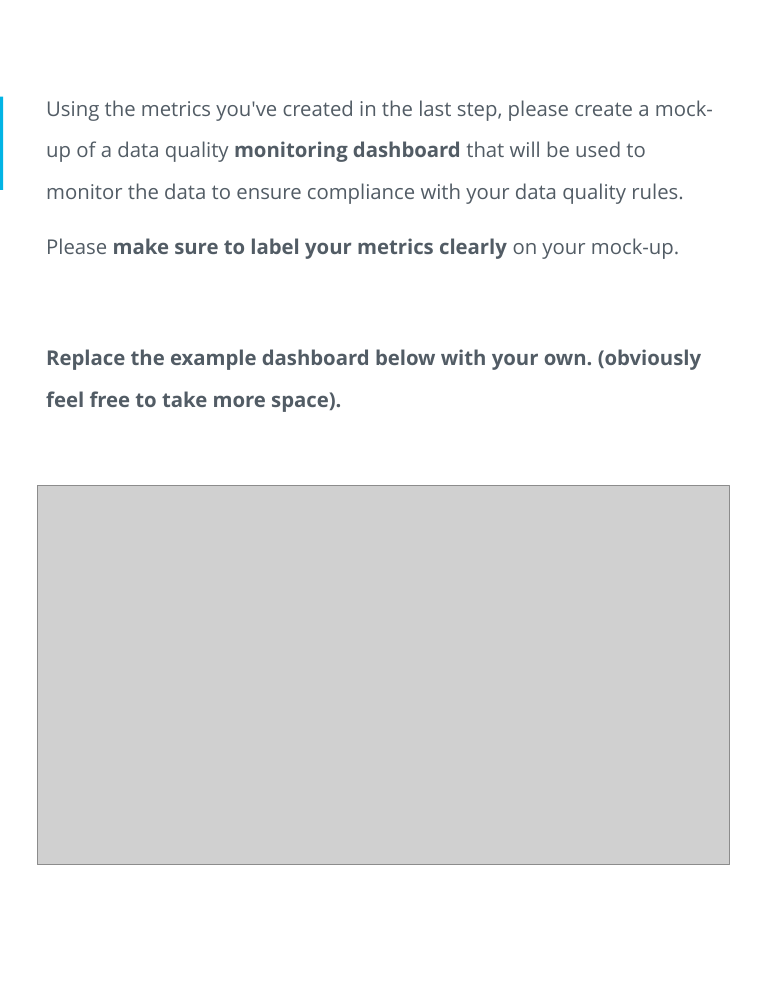
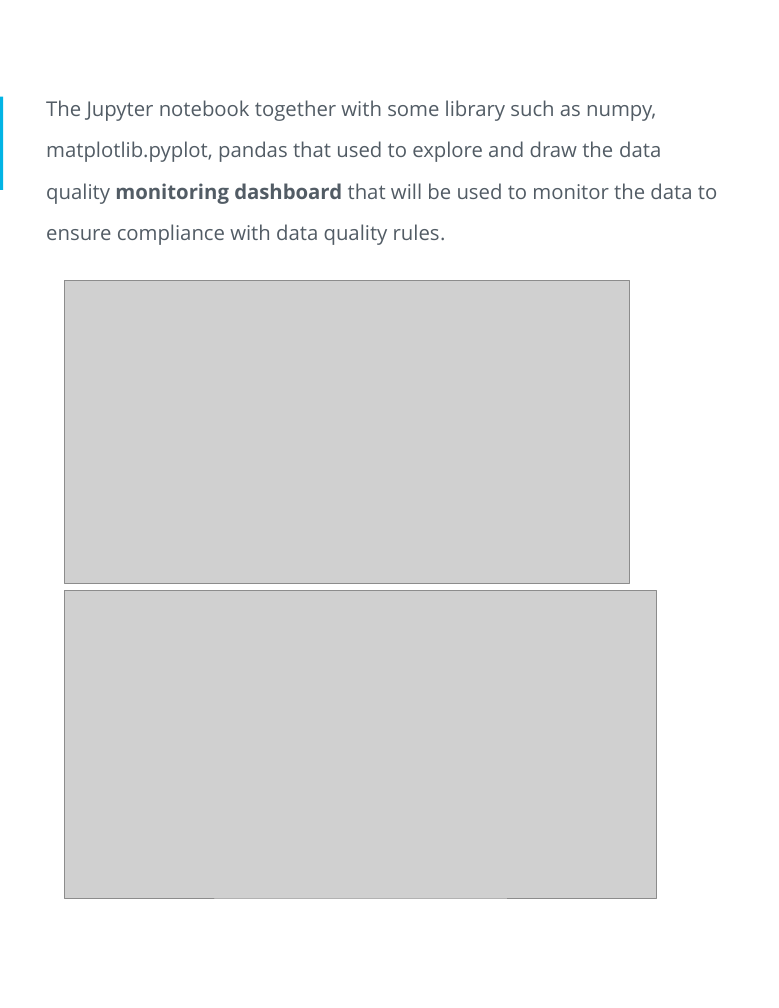
Before and after one commit to fuongcao/udacity-data-achitect, a slide deck: slide 13 of 4- Data Governance at SneakerPark/DataGovernanceAtSneakerPark.pptx (slide 14 before the commit). Drawn at 779x1008 pixels with LibreOffice and Linux fonts; fonts in the diff are those of the drawing; grey boxes stand for pictures. Boxes give left, top, right and bottom in pixels: in the first picture for what was removed or moved away, otherwise in the second. Text is boxed around its words. In the diff, an @@ line names an element or a change of style, - is before the commit and + after.

```diff
--- a/4- Data Governance at SneakerPark/DataGovernanceAtSneakerPark.pptx
+++ b/4- Data Governance at SneakerPark/DataGovernanceAtSneakerPark.pptx
@@ text at [46, 100, 717, 245]: text changed @@
-Using the metrics you've created in the last step, please create a mock-up of a data quality monitoring dashboard that will be used to monitor the data to ensure compliance with your data quality rules.
-Please make sure to label your metrics clearly on your mock-up.
-Replace the example dashboard below with your own. (obviously feel free to take more space).
+The Jupyter notebook together with some library such as numpy, matplotlib.pyplot, pandas that used to explore and draw the data quality monitoring dashboard that will be used to monitor the data to ensure compliance with data quality rules.
@@ picture added at [65, 280, 630, 584] @@
@@ picture: place and size @@
-picture at [37, 486, 730, 865]
+picture at [65, 591, 657, 898]
```
Also in this commit, not shown: 6 other slides changed, 4 slides added, 6 slides removed, 1 other file.
